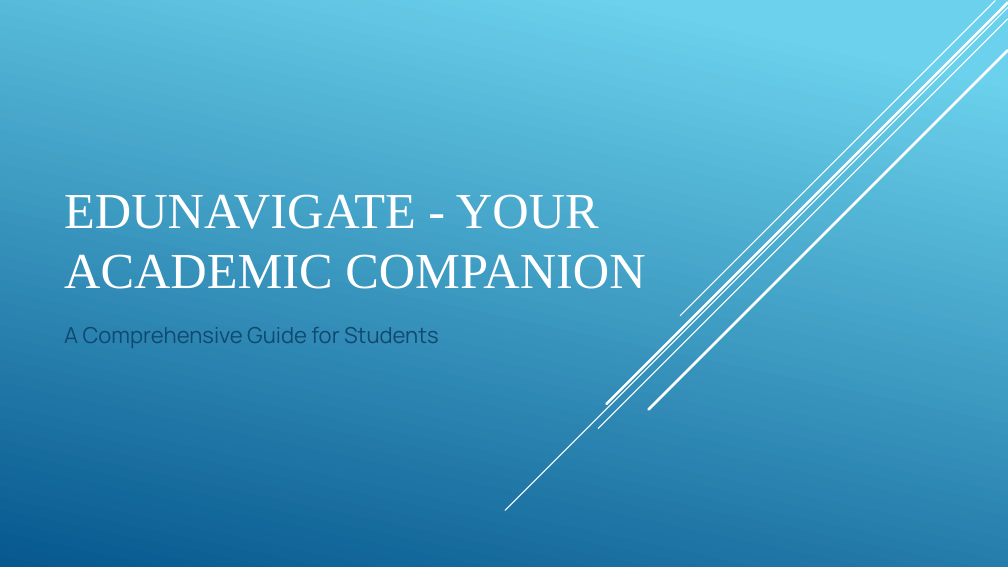
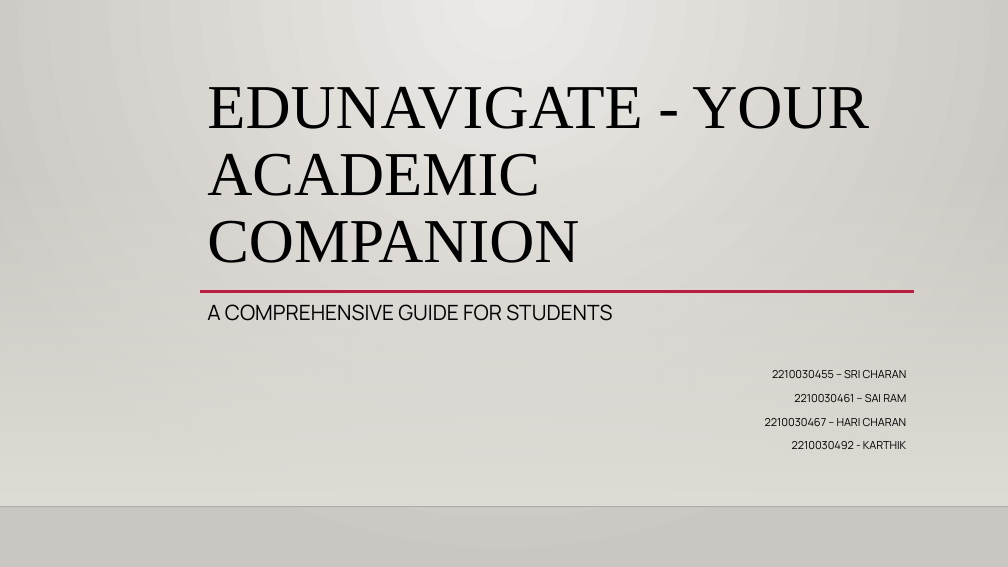
Before and after one commit to RK-Karthik14/EduNavaigate-Mysql, a slide deck: slide 2 of Document.pptx (slide 1 before the commit). Drawn at 1008x567 pixels with LibreOffice and Linux fonts; fonts in the diff are those of the drawing; background and template pictures are left out. Boxes give left, top, right and bottom in pixels: in the first picture for what was removed or moved away, otherwise in the second. Text is boxed around its words. In the diff, an @@ line names an element or a change of style, - is before the commit and + after.

```diff
--- a/Document.pptx
+++ b/Document.pptx
@@ background gradient #6ED2EB to #06588E to gradient #ECEAE7 to #CAC7C1 @@
@@ line removed from (1008, 8) to (505, 510) @@
@@ line removed from (1008, 19) to (598, 429) @@
@@ line removed from (1008, 3) to (606, 404) @@
@@ line removed from (995, 1) to (681, 316) @@
@@ line removed from (1008, 51) to (649, 410) @@
@@ title "EDUNAVIGATE - YOUR ACADEMIC COMPANION" moved from (x1=64, y1=194, x2=645, y2=289) to (x1=207, y1=86, x2=869, y2=263) @@
@@ title "EDUNAVIGATE - YOUR ACADEMIC COMPANION" at (x1=207, y1=86, x2=869, y2=263): size 48 to 59.4 pt, text colour #FFFFFF to #000000; line spacing 1 to 0.9 @@
@@ rectangle added at (x1=0, y1=167, x2=1008, y2=507), fill gradient #DFDBD5 @@
@@ line added from (200, 292) to (914, 292), #B71E42 2.5 pt @@
@@ subtitle at (x1=207, y1=304, x2=907, y2=449): text changed; size 21 to 10.5 pt; text colour #0F496F to #000000 @@
-A Comprehensive Guide for Students
+A COMPREHENSIVE GUIDE FOR STUDENTS
+2210030455 – SRI CHARAN
+2210030461 – SAI RAM
+2210030467 – HARI CHARAN
+2210030492 - KARTHIK
@@ line added from (0, 507) to (1008, 507), #000001 1 pt @@
```
Also in this commit, not shown: 8 other slides changed, 2 slides added.
